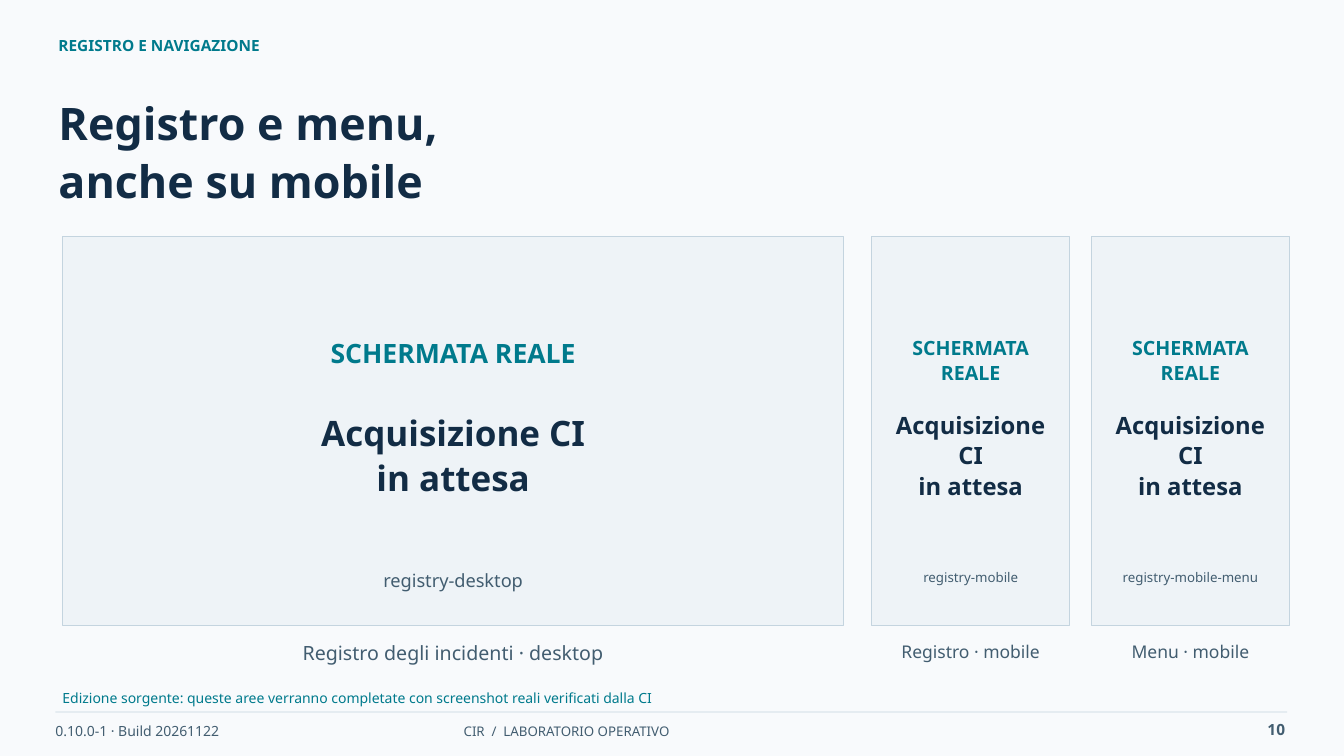
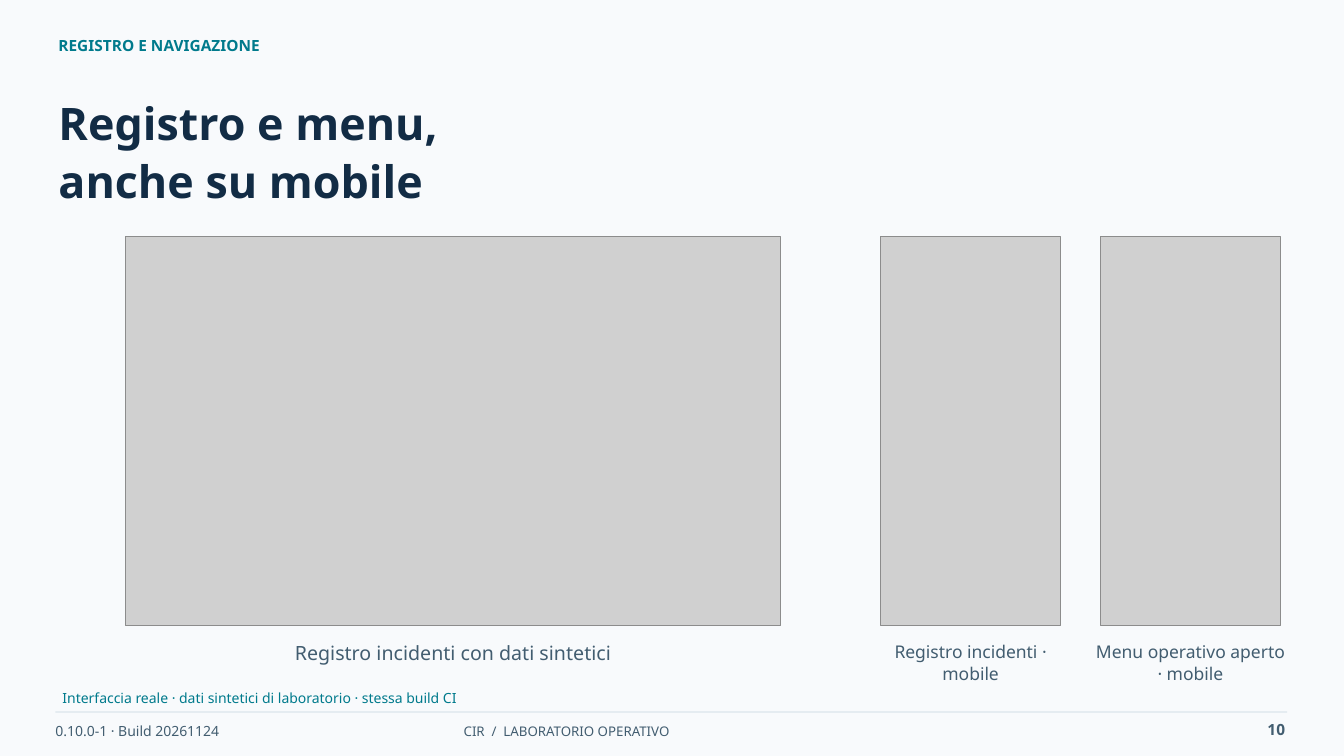
Before and after one commit to desalvo/cybersecurity-incident-registry, a slide deck: slide 10 of docs/presentation/CIR_Operational_Training_IT.pptx. Drawn at 1344x756 pixels with LibreOffice and Linux fonts; fonts in the diff are those of the drawing; grey boxes stand for pictures. Boxes give left, top, right and bottom in pixels: in the first picture for what was removed or moved away, otherwise in the second. Text is boxed around its words. In the diff, an @@ line names an element or a change of style, - is before the commit and + after.

```diff
--- a/docs/presentation/CIR_Operational_Training_IT.pptx
+++ b/docs/presentation/CIR_Operational_Training_IT.pptx
@@ rectangle removed at [63, 237, 844, 626] @@
@@ picture added at [125, 237, 780, 626] @@
@@ rectangle removed at [872, 237, 1070, 626] @@
@@ picture added at [881, 237, 1061, 626] @@
@@ rectangle removed at [1092, 237, 1290, 626] @@
@@ picture added at [1101, 237, 1280, 626] @@
@@ text removed at [331, 343, 576, 364] @@
-SCHERMATA REALE
@@ text removed at [1132, 340, 1249, 380] @@
-SCHERMATA REALE
@@ text removed at [321, 419, 585, 492] @@
-Acquisizione CI
-in attesa
@@ text removed at [896, 416, 1045, 496] @@
-Acquisizione CI
-in attesa
@@ text removed at [1116, 416, 1265, 496] @@
-Acquisizione CI
-in attesa
@@ text removed at [383, 573, 523, 592] @@
-registry-desktop
@@ text removed at [923, 572, 1018, 585] @@
-registry-mobile
@@ text removed at [1123, 572, 1258, 585] @@
-registry-mobile-menu
@@ text at [295, 645, 610, 665]: text changed @@
-Registro degli incidenti · desktop
+Registro incidenti con dati sintetici
@@ text at [895, 644, 1037, 680]: text changed @@
-Registro · mobile
+Registro incidenti · mobile
@@ text at [1096, 645, 1285, 680]: text changed @@
-Menu · mobile
+Menu operativo aperto · mobile
@@ text at [62, 692, 457, 703]: text changed; size 14 to 10 pt; bold off @@
-SCHERMATA REALE
+Interfaccia reale · dati sintetici di laboratorio · stessa build CI
@@ text removed at [62, 692, 652, 707] @@
-Edizione sorgente: queste aree verranno completate con screenshot reali verificati dalla CI
@@ text at [55, 725, 219, 736]: text changed @@
-0.10.0-1 · Build 20261122
+0.10.0-1 · Build 20261124
```
Also in this commit, not shown: 33 other slides changed, 37 other files.
